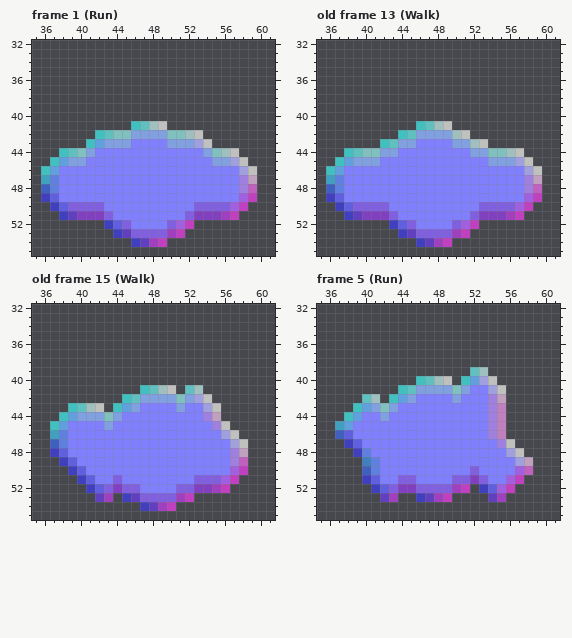
A pixel-art file gets an edit: art/player/Spaceman_v2.aseprite. That is the earlier state.
96x96 pixels, 60 frames. Shown: frame 1 (Run): x 35..61, y 32..55; old frame 13 (Walk): x 35..61, y 32..55; old frame 15 (Walk): x 35..61, y 32..55; frame 5 (Run): x 35..61, y 32..55. The commit also changed other frames, which this record leaves out.
New version:
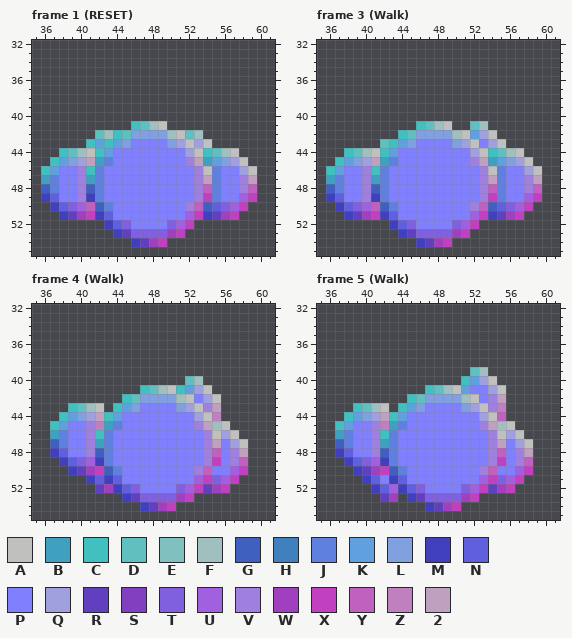
Palette (. is transparent): A #c0c0bf  B #40a0bf  C #40c0bf  D #60c0bf  E #80c0bf  F #a0c0bf  G #4060bf  H #4080bf  J #6080df  K #60a0df  L #80a0df  M #4040bf  N #6060df  P #8080ff  Q #a0a0df  R #6040bf  S #8040bf  T #8060df  U #a060df  V #a080df  W #a040bf  X #c040bf  Y #c060bf  Z #c080bf  2 #c0a0bf
A new or re-ordered frame is compared with the old frame closest to it.
From old to new:
layer "Feetv3_NormalGenerated" added
layer "Shoulders_NormalGenerated" added
layer "Head_NormalGenerated" added
layer "Flattened" removed
layer "Flattened_NormalGenerated" removed
frames re-ordered
--- frame 1 (RESET), layers "Head_NormalGenerated", "Shoulders_NormalGenerated", "Feetv3_NormalGenerated"
@@ x 35..61 @@
 41 ...........CDFA............
-42 .......CDEELLLLEEFA........
-43 ......CKLLLPPPPLLLQA.......
-44 ...CDELPPPPPPPPPPPPLEFA....
-45 ..CKLLPPPPPPPPPPPPPPLLQA...
-46 .CKPPPPPPPPPPPPPPPPPPPPQA..
-47 .BJPPPPPPPPPPPPPPPPPPPPV2..
-48 .GJPPPPPPPPPPPPPPPPPPPPVY..
-49 .MNPPPPPPPPPPPPPPPPPPPPUX..
-50 ..MNTTTTPPPPPPPPPPTTTTUX...
-51 ...MRSSSTPPPPPPPPTSSSWX....
+42 .......DFCDLLLLFADF........
+43 ......CKCKLPPPPLQAQA.......
+44 ...CDFACKPPPPPPPPQACDFA....
+45 ..CKLQ2BJPPPPPPPPV2BKLQA...
+46 .CKPPVCJPPPPPPPPPPVAJPPQA..
+47 .BJPPVBJPPPPPPPPPPV2JPPV2..
+48 .GJPPVGJPPPPPPPPPPVYJPPVY..
+49 .MNPPVMJPPPPPPPPPPVXJPPUX..
+50 ..MNTUYGJPPPPPPPPVYGNTUX...
+51 ...MRWXMNPPPPPPPPUXMRWX....
 52 ........MNTPPPPTUX.........
--- frame 3 (Walk) against old frame 13 (Walk), layers "Head_NormalGenerated", "Shoulders_NormalGenerated", "Feetv3_NormalGenerated"
@@ x 35..61 @@
 40 ...........................
-41 ...........CDFA............
-42 .........CDLLLLFA..........
-43 .......CDLLPPPPLLFA........
-44 ...CDEELLPPPPPPPPLLEEFA....
-45 ..CKLLLPPPPPPPPPPPPLLLQA...
-46 .CKPPPPPPPPPPPPPPPPPPPPQA..
-47 .BJPPPPPPPPPPPPPPPPPPPPV2..
-48 .GJPPPPPPPPPPPPPPPPPPPPVY..
-49 .MNPPPPPPPPPPPPPPPPPPPPUX..
-50 ..MNTTTTPPPPPPPPPPTTTTUX...
-51 ...MRSSSTPPPPPPPPTSSSWX....
+41 ...........CDFA..DF........
+42 .........CDLLLLFAKQA.......
+43 .......DCKLPPPPLQAPQA......
+44 ...CDFACKPPPPPPPPQACDFA....
+45 ..CKLQ2BJPPPPPPPPV2BKLQA...
+46 .CKPPVCJPPPPPPPPPPVAJPPQA..
+47 .BJPPVBJPPPPPPPPPPV2JPPV2..
+48 .GJPPVGJPPPPPPPPPPVYJPPVY..
+49 .MNPPVMJPPPPPPPPPPVXJPPUX..
+50 ..MNTUYGJPPPPPPPPVYGNTUX...
+51 ...MRWXMNPPPPPPPPUXMRWX....
 52 ........MNTPPPPTUX.........
--- frame 4 (Walk) against old frame 15 (Walk)
@@ x 35..61 @@
 39 ...........................
-40 ...........................
-41 ............CDFA.DF........
-42 ..........CDLLLLELQA.......
-43 ....CDFA.CKLPPPPLPPQA......
-44 ...CKLLLELPPPPPPPPPV2......
-45 ..CKPPPPLPPPPPPPPPPPVA.....
-46 ..BJPPPPPPPPPPPPPPPPPQA....
-47 ..GJPPPPPPPPPPPPPPPPPPQA...
-48 ..MNPPPPPPPPPPPPPPPPPPV2...
-49 ...MNPPPPPPPPPPPPPPPPPVY...
-50 ....MNPPPPPPPPPPPPPPPPUX...
-51 .....MNPPTPPPPPPPPTTTUX....
-52 ......MNTSTTPPPPTTSSWX.....
-53 .......RW.MRTTTTWX.........
+40 .................DF........
+41 ............CDFACKQA.......
+42 ..........CDLLLLFAPQA......
+43 ....CDFA.CKLPPPPLQAV2......
+44 ...CKLQ2CKPPPPPPPPQAZ......
+45 ..CKPPVZBJPPPPPPPPV2FA.....
+46 ..BJPPVCJPPPPPPPPPPVAQA....
+47 ..GJPPVBJPPPPPPPPPPV2PQA...
+48 ..MNPPVGJPPPPPPPPPPVYPV2...
+49 ...MNTUMJPPPPPPPPPPVXPVY...
+50 ....MRWXGJPPPPPPPPVYPPUX...
+51 ......MNMNPPPPPPPPUXTUX....
+52 .......RWMNTPPPPTUXRWX.....
+53 ..........MRTTTTWX.........
 54 ............MRWX...........
--- frame 5 (Walk)
@@ x 35..61 @@
 39 .................DF........
-40 ...........CDFA.CKQA.......
-41 .........CDLLLLELPPQA......
-42 .....DF.CKLPPPPLPPPV2......
-43 ....CKLELPPPPPPPPPPVZ......
-44 ...CKPPLPPPPPPPPPPPVZ......
-45 ..BKPPPPPPPPPPPPPPPVZ......
-46 ..GNPPPPPPPPPPPPPPPVZ......
-47 ...MNPPPPPPPPPPPPPPPVA.....
-48 ....MJPPPPPPPPPPPPPPPQA....
-49 .....HJPPPPPPPPPPPPPPPQ2...
-50 .....GJPPPPPPPPPPTPPPPUY...
-51 .....MNPPTTPPPPTTSTPPUX....
-52 ......MNTSSTTTTWX.MNUX.....
-53 .......RW..MRWX....RW......
-54 ...........................
+40 ................CKQA.......
+41 ............CDFAKPPQA......
+42 ..........CDLLLLFAPV2......
+43 ....CDFA.CKLPPPPLQAVZ......
+44 ...CKLQ2CKPPPPPPPPQAY......
+45 ..CKPPVZBJPPPPPPPPV2FA.....
+46 ..BJPPVCJPPPPPPPPPPVAQA....
+47 ..GJPPVBJPPPPPPPPPPV2PQA...
+48 ..MNPPVGJPPPPPPPPPPVYPV2...
+49 ...MNTUMJPPPPPPPPPPVXPVY...
+50 ....MRWXGJPPPPPPPPVYPPUX...
+51 .....MNPMNPPPPPPPPUXTUX....
+52 ......MNUMNTPPPPTUXRWX.....
+53 .......RW.MRTTTTWX.........
+54 ............MRWX...........
 55 ...........................
